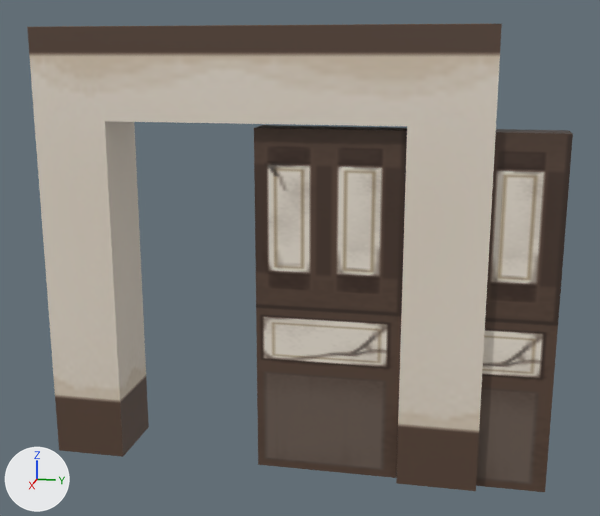
Renders of the FBX model Assets/Model/Environment/lvl 1 door.fbx from each side of a commit.
Rendered twice from a 50 mm lens placed at (10.8, 2.67, 5.66), pointed at (0.0, 0.51, 2.96). Every picture has the same lights, and +X, +Y and +Z are marked at lower left. The older version comes first.

The first picture shows 'lvl 1 Door', 'lvl 1 Door.001', 'lvl 1 Door.002'.
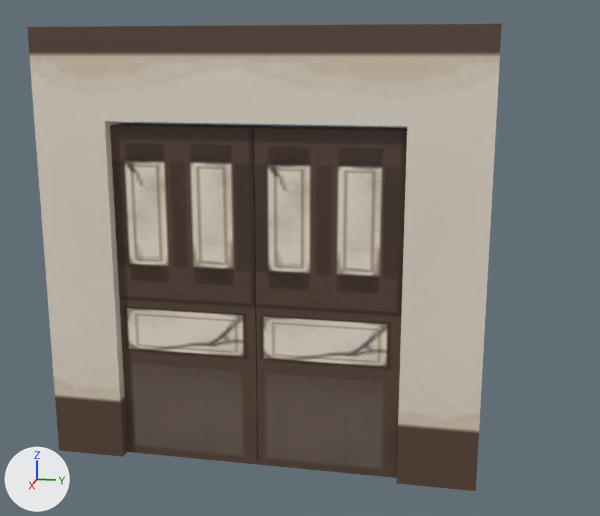
Edits to the bpy script that builds the scene:
```text
Change ob_lvl_1_door_001:
    ob_lvl_1_door_001.location: (0.5, 1.95, 2.37) -> (0.5, -1.98, 2.37)
```

Pixel boxes (x1, y1, x2, y2) of what changed, in the pictures (600 x 516 px):
'lvl 1 Door.001', moved
    before: (476, 129, 573, 492)
    after: (110, 123, 261, 464)
